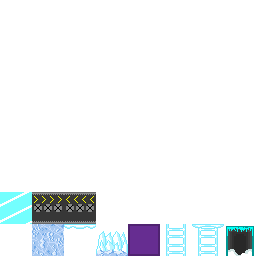
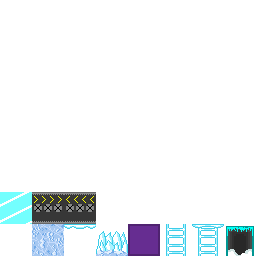
Layered file, before and after one edit (256x256). Changes by layer:
renamed "tile_spikes_tundra" to "tile_spikes_tundra_alt", painted on it over [96, 231, 128, 254]
painted on "tile_ladder_tundra" over [166, 224, 186, 256]
removed layer "Layer 2" from group "Kevin's" over [64, 224, 96, 229]
added layer "tile_platform_tundra" in group "Kevin's" over [64, 224, 96, 229]
painted on "tile_ladderPlatform_tundra" over [192, 224, 224, 256]
